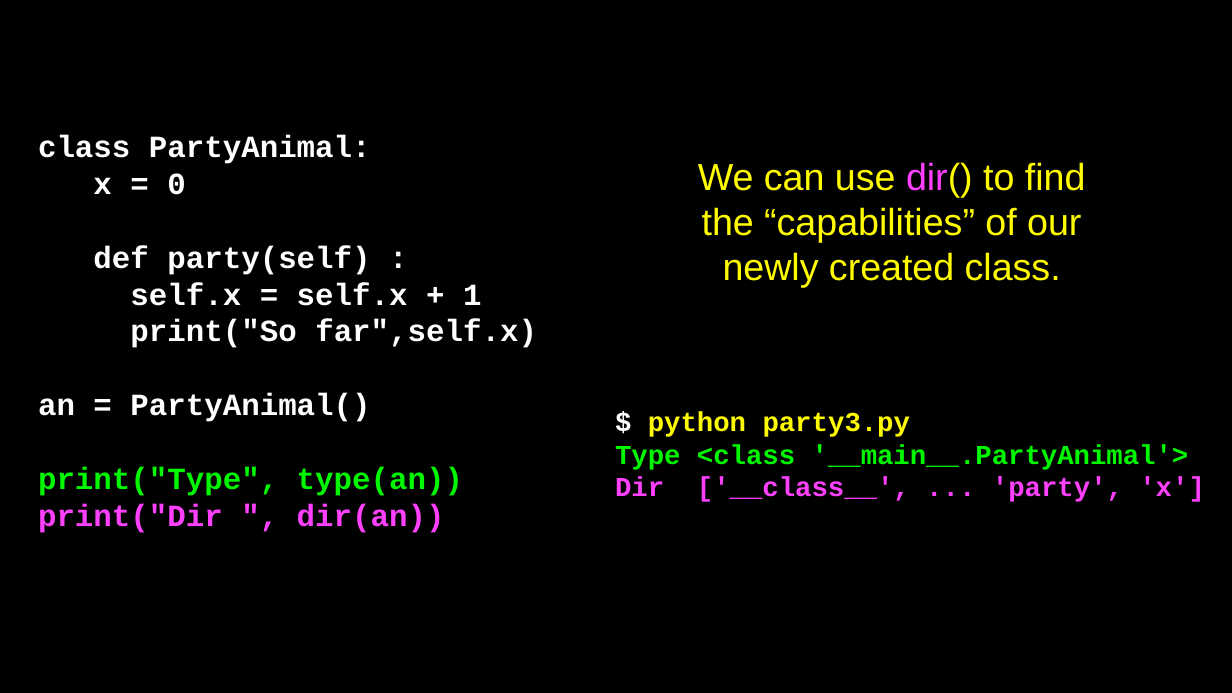
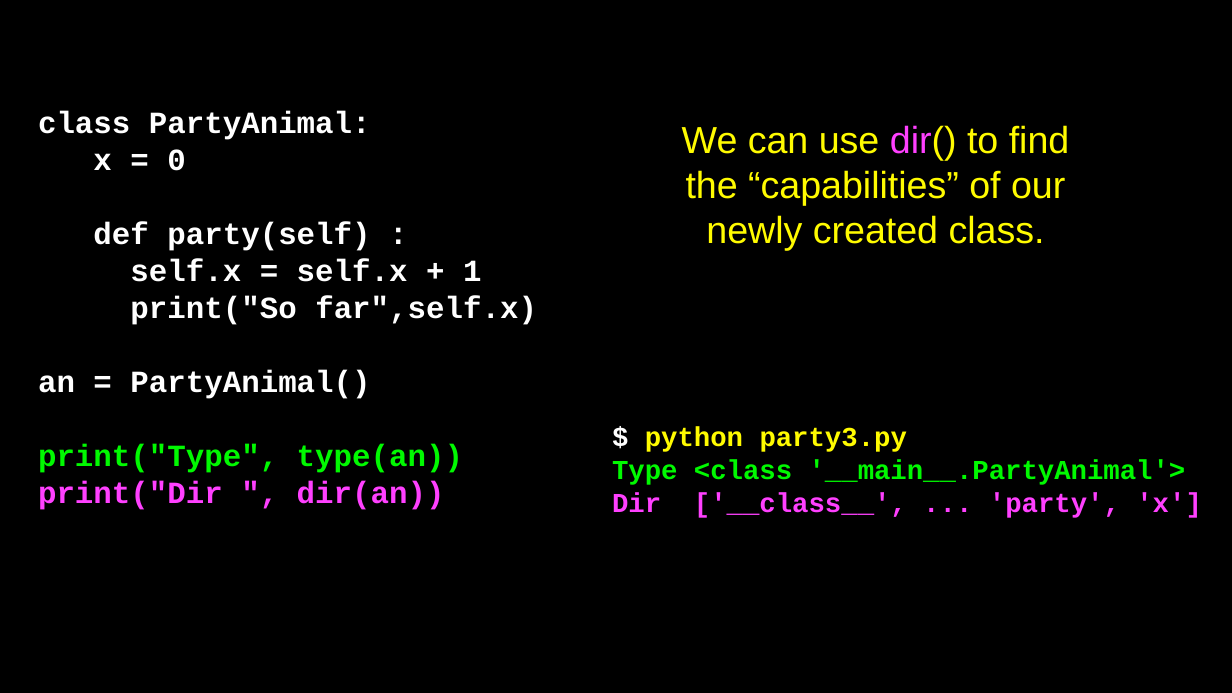
Before and after one commit to csev/py4e, a slide deck: slide 24 of lectures3/Pythonlearn-14-Objects.pptx (slide 28 before the commit). Drawn at 1232x693 pixels with LibreOffice and Linux fonts; fonts in the diff are those of the drawing. Boxes give left, top, right and bottom in pixels: in the first picture for what was removed or moved away, otherwise in the second. Text is boxed around its words. In the diff, an @@ line names an element or a change of style, - is before the commit and + after.

```diff
--- a/lectures3/Pythonlearn-14-Objects.pptx
+++ b/lectures3/Pythonlearn-14-Objects.pptx
@@ text "class PartyAnimal:": place and size @@
-text "class PartyAnimal:" at [38,135,537,533]
+text "class PartyAnimal:" at [38,111,537,510]
@@ text "We can use dir() to ...": place and size @@
-text "We can use dir() to ..." at [698,162,1086,288]
+text "We can use dir() to ..." at [682,125,1070,251]
@@ text "$ python party3.py": place and size @@
-text "$ python party3.py" at [615,412,1205,502]
+text "$ python party3.py" at [612,427,1202,518]
```
Also in this commit, not shown: 9 other slides changed, 5 slides removed, 1 other file.
